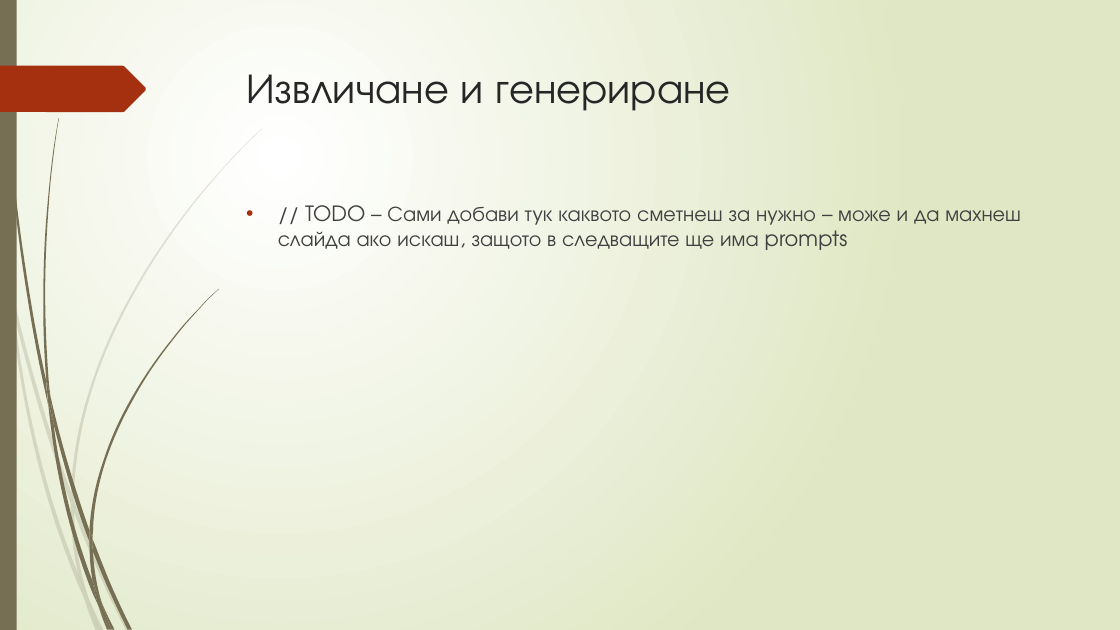
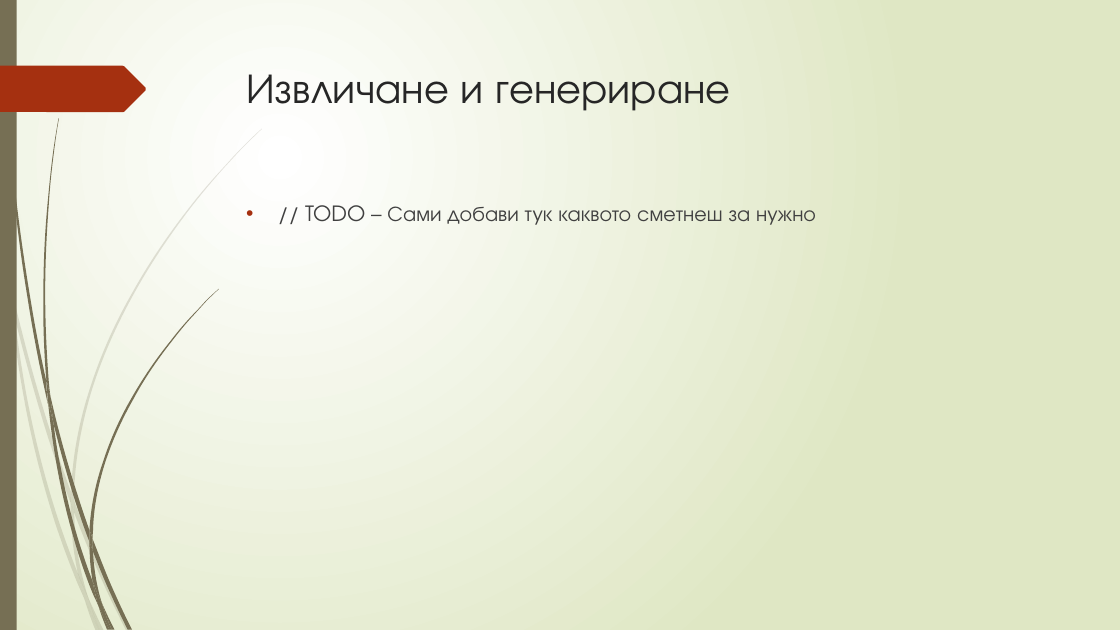
Before and after one commit to Samuil12/project_RAG, a slide deck: slide 10 of rag_presentation.pptx. Drawn at 1120x630 pixels with LibreOffice and Linux fonts; fonts in the diff are those of the drawing. Boxes give left, top, right and bottom in pixels: in the first picture for what was removed or moved away, otherwise in the second. Text is boxed around its words. In the diff, an @@ line names an element or a change of style, - is before the commit and + after.

```diff
--- a/rag_presentation.pptx
+++ b/rag_presentation.pptx
@@ text at (305,205,816,225): text changed @@
-• // TODO – Сами добави тук каквото сметнеш за нужно – може и да махнеш слайда ако искаш, защото в следващите ще има prompts
+• // TODO – Сами добави тук каквото сметнеш за нужно
```
Also in this commit, not shown: 5 other slides changed.
